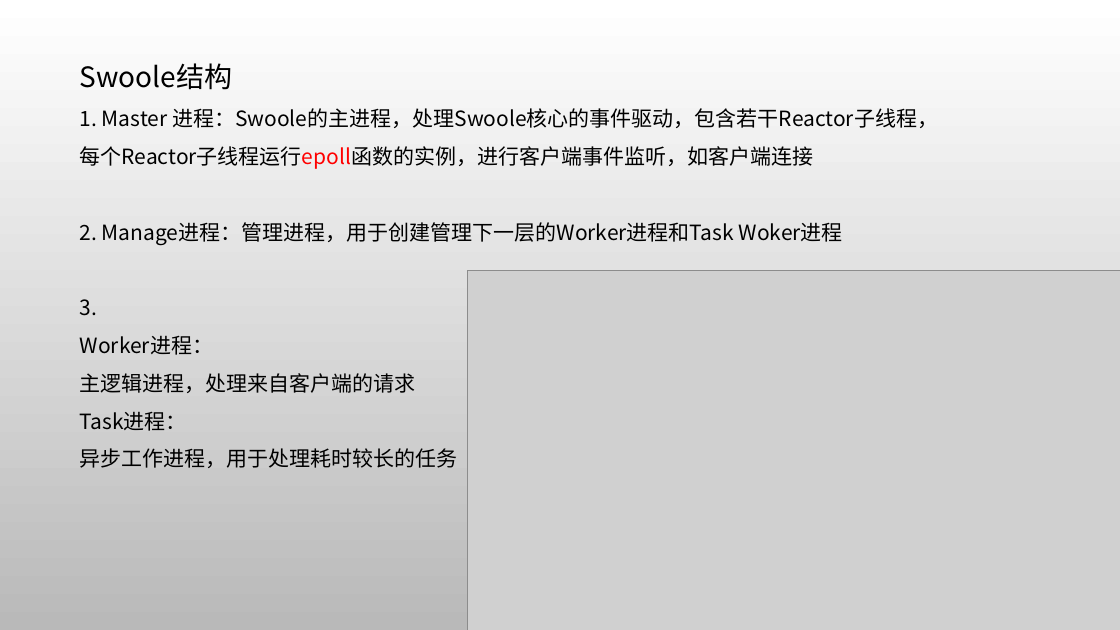
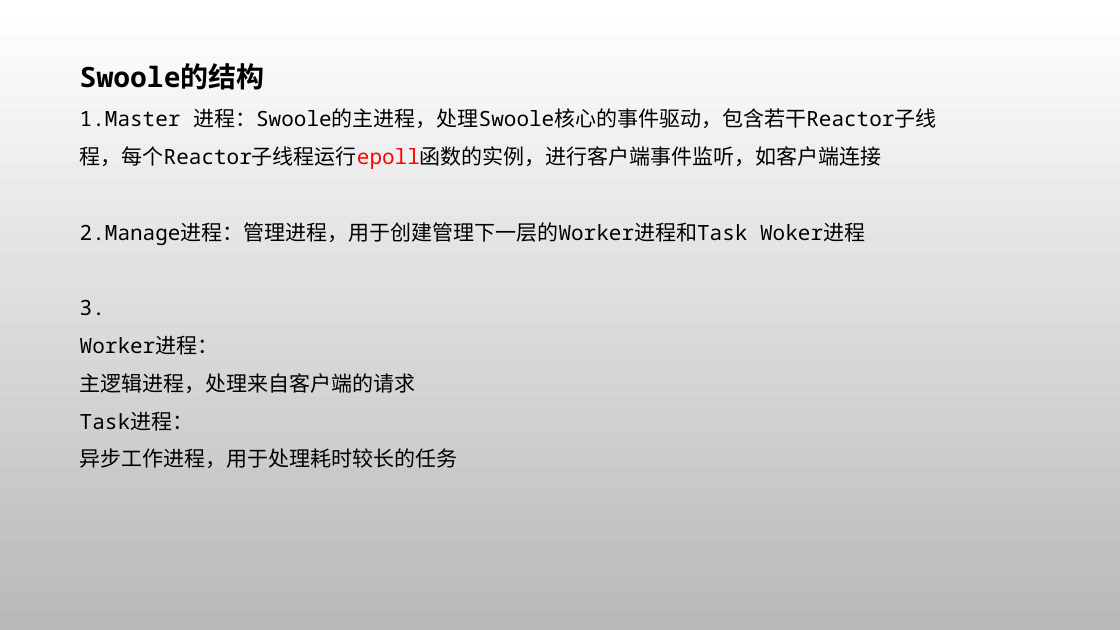
Before and after one commit to zhimma/swoole-demo, a slide deck: slide 4 of swoole.pptx. Drawn at 1120x630 pixels with LibreOffice and Linux fonts; fonts in the diff are those of the drawing; grey boxes stand for pictures. Boxes give left, top, right and bottom in pixels: in the first picture for what was removed or moved away, otherwise in the second. Text is boxed around its words. In the diff, an @@ line names an element or a change of style, - is before the commit and + after.

```diff
--- a/swoole.pptx
+++ b/swoole.pptx
@@ text at [80, 63, 936, 245]: text changed; font Noto Sans CJK SC to Noto Sans Mono @@
-Swoole结构
-1. Master 进程：Swoole的主进程，处理Swoole核心的事件驱动，包含若干Reactor子线程，每个Reactor子线程运行epoll函数的实例，进行客户端事件监听，如客户端连接
-2. Manage进程：管理进程，用于创建管理下一层的Worker进程和Task Woker进程
+Swoole的结构
+1.Master 进程：Swoole的主进程，处理Swoole核心的事件驱动，包含若干Reactor子线程，每个Reactor子线程运行epoll函数的实例，进行客户端事件监听，如客户端连接
+2.Manage进程：管理进程，用于创建管理下一层的Worker进程和Task Woker进程
@@ picture removed at [468, 271, 1120, 630] @@
@@ text at [80, 300, 458, 468]: font Noto Sans CJK SC to Noto Sans Mono in "3.", "Worker进程：", "主逻辑进程，处理来自客户端的请求", "Task进程：" and 1 more places @@
```
Also in this commit, not shown: 4 other slides changed, 1 slide added, 3 other files.
